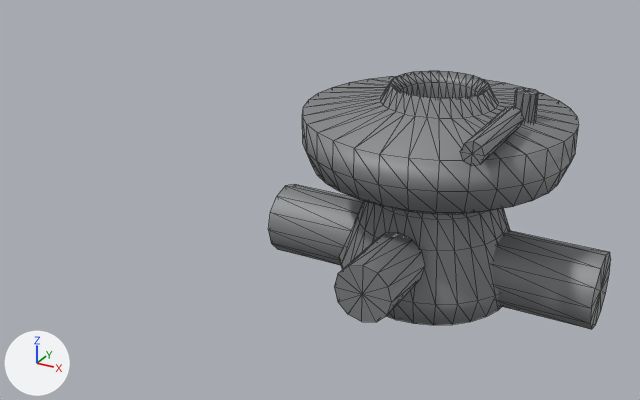
Before and after pictures for a commit that changed the glTF model public/parts/egr-valve.glb.
Before and after are seen from a 50 mm camera at (-7.0, -185.0, -207.1) aimed at (-82.5, -47.7, -275.8). Every picture has the same lights, and +X, +Y and +Z are marked at lower left. The first picture is the older version. Mesh edges are drawn as thin lines. Where no turn or scale is listed for an object, it has been applied to the vertices. Vertices at exactly the same position are counted once.

Names of what the first picture shows: 'egr-valve:castAlu'.
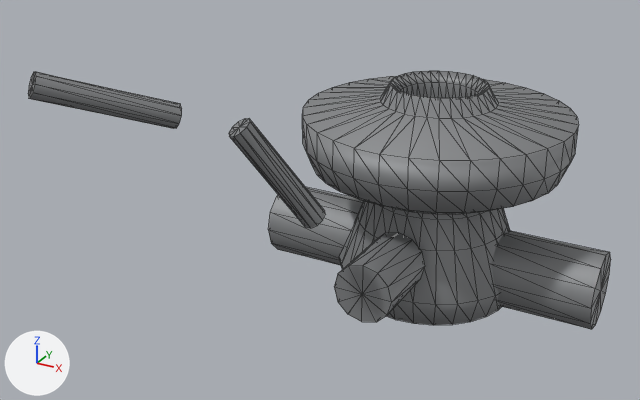
Where the newer file only moved an object's origin or applied its transform, the numbers keep the older frame.

Pixel boxes (x1, y1, x2, y2) of what changed, in the pictures (640 x 400 px):
```json
{"object": "egr-valve:castAlu", "change": "reshaped", "before": [268, 71, 611, 329], "after": [28, 71, 611, 329], "on screen": "70% wider"}
{"part": 1, "of": "me_mesh_0", "change": "added", "after": [229, 118, 326, 228]}
{"part": 2, "of": "me_mesh_0", "change": "added", "after": [28, 72, 182, 128]}
{"part": 3, "of": "me_mesh_0", "change": "deleted", "before": [514, 88, 538, 123]}
{"part": 4, "of": "me_mesh_0", "change": "deleted", "before": [460, 106, 524, 166]}
```

The change, as JSON lines over the scene's bpy script:
```json
{"block": "me_mesh_0", "where": "# used by ob_egr_valve_castalu; location = (-70.0, -23.0, -281.5)"}
{"op": "remove", "block": "me_mesh_0", "code": "me_mesh_0.from_pydata(...)  # 574 vertices, 1008 faces; spans x -37.0..37.0, y -31.0..31.0, z -24.5..24.5"}
{"op": "add", "block": "me_mesh_0", "code": "me_mesh_0.from_pydata(...)  # 578 vertices, 1016 faces; spans x -41.8..37.0, y -68.4..31.0, z -24.5..37.6"}
{"block": "me_mesh_0", "change": "me_mesh_0 part 1: a new loose piece of 22 vertices spanning x -16.0..-3.1, y -51.0..-38.0, z 8.3..28.8, in mat_castalu (grey #96989a)"}
{"block": "me_mesh_0", "change": "me_mesh_0 part 2: a new loose piece of 22 vertices spanning x -41.8..-24.9, y -68.4..-47.3, z 25.2..37.6, in mat_castalu (grey #96989a)"}
{"block": "me_mesh_0", "change": "me_mesh_0 part 3: the loose piece of 22 vertices spanning x 15.9..20.1, y 0.8..5.2, z 10.5..24.5 is deleted"}
{"block": "me_mesh_0", "change": "me_mesh_0 part 4: the loose piece of 18 vertices spanning x 15.8..20.2, y -27.0..-5.0, z 19.3..23.7 is deleted"}
```
